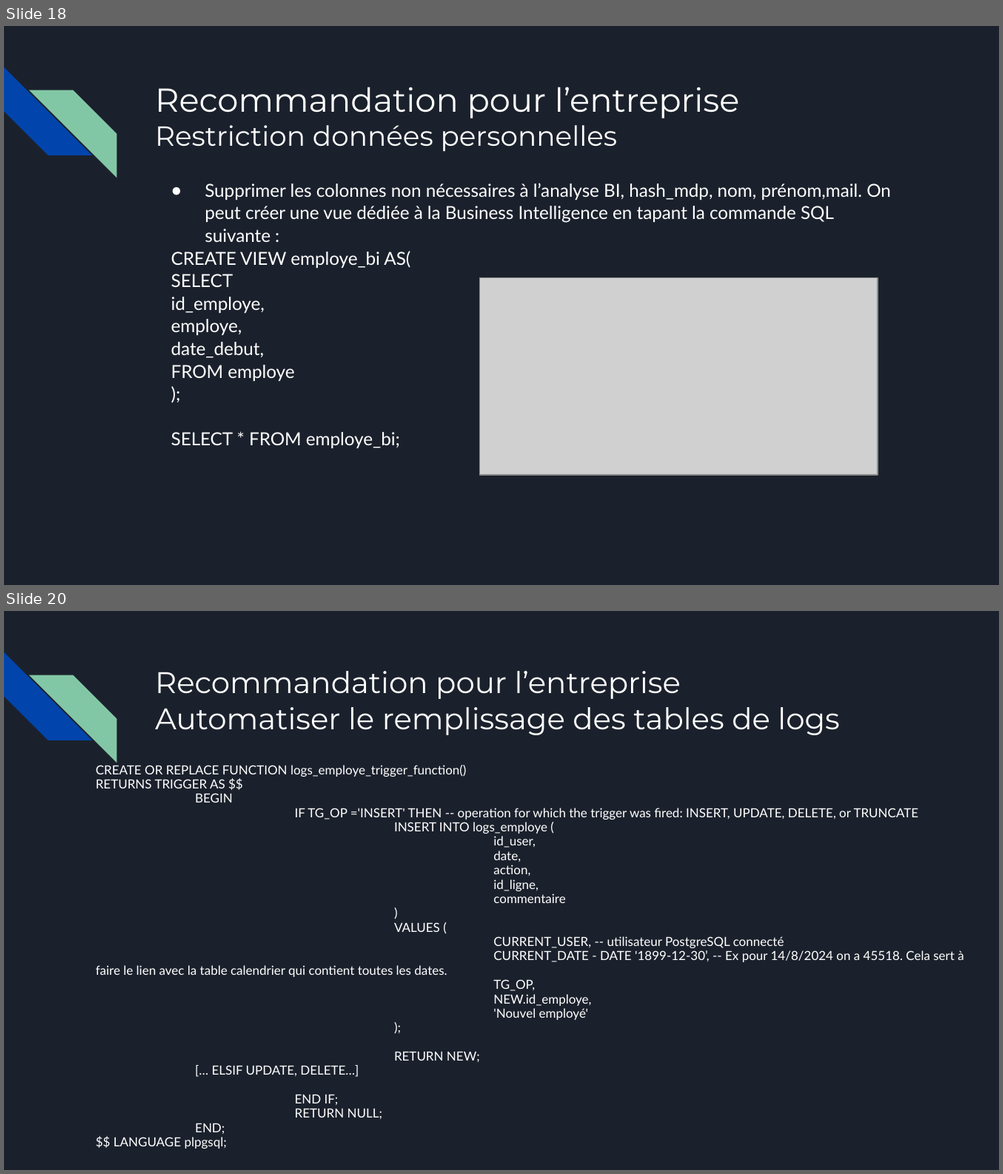
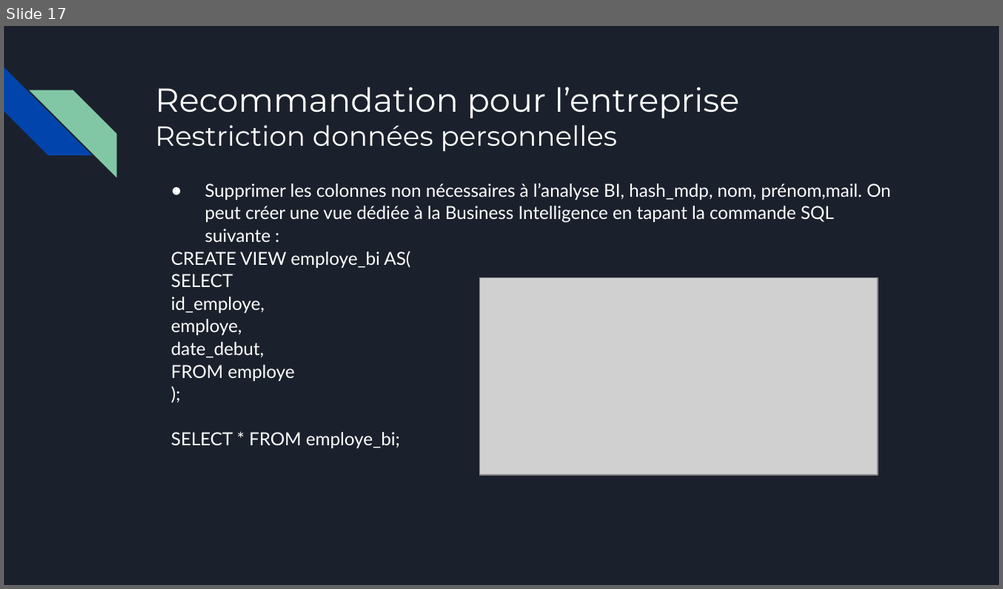
Before and after one commit to Sebules/Project_4_OpenClassrooms_Data_Engineer, a slide deck: presentation_sebastien_ulesie.pptx. Shown one above the other, each under a label of ours: slides 18 and 20 before the commit, slide 17 after it; the slides between them are not shown. The pictures are 1003x1174 and 1003x589 pixels, drawn with LibreOffice and Linux fonts; fonts in the diff are those of the drawing; grey boxes stand for pictures. Boxes give left, top, right and bottom in pixels: in the first picture for what was removed or moved away, otherwise in the second. Text is boxed around its words. In the diff, an @@ line names an element or a change of style, - is before the commit and + after.

```diff
--- a/presentation_sebastien_ulesie.pptx
+++ b/presentation_sebastien_ulesie.pptx
@@ slide 20 removed at (4,611,999,1170), background #1B212C; not listed: 2 template elements that a slide beside it also shows @@
@@ title removed at (155,671,839,735) @@
-Recommandation pour l’entreprise
-Automatiser le remplissage des tables de logs
@@ text removed at (96,765,963,1134) @@
-CREATE OR REPLACE FUNCTION logs_employe_trigger_function()
-RETURNS TRIGGER AS $$
-BEGIN
-IF TG_OP ='INSERT' THEN -- operation for which the trigger was fired: INSERT, UPDATE, DELETE, or TRUNCATE
-INSERT INTO logs_employe (
-id_user,
-date,
-action,
-id_ligne,
-commentaire
-)
-VALUES (
-CURRENT_USER, -- utilisateur PostgreSQL connecté
-CURRENT_DATE - DATE '1899-12-30’, -- Ex pour 14/8/2024 on a 45518. Cela sert à faire le lien avec la table calendrier qui contient toutes les dates.
-TG_OP,
-NEW.id_employe,
-'Nouvel employé'
-);
-RETURN NEW;
-[… ELSIF UPDATE, DELETE…]
-END IF;
-RETURN NULL;
-END;
-$$ LANGUAGE plpgsql;
@@ what was slide 18 is now slide 17 @@
```
Also in this commit, not shown: 7 slides changed, 3 other slides removed.
